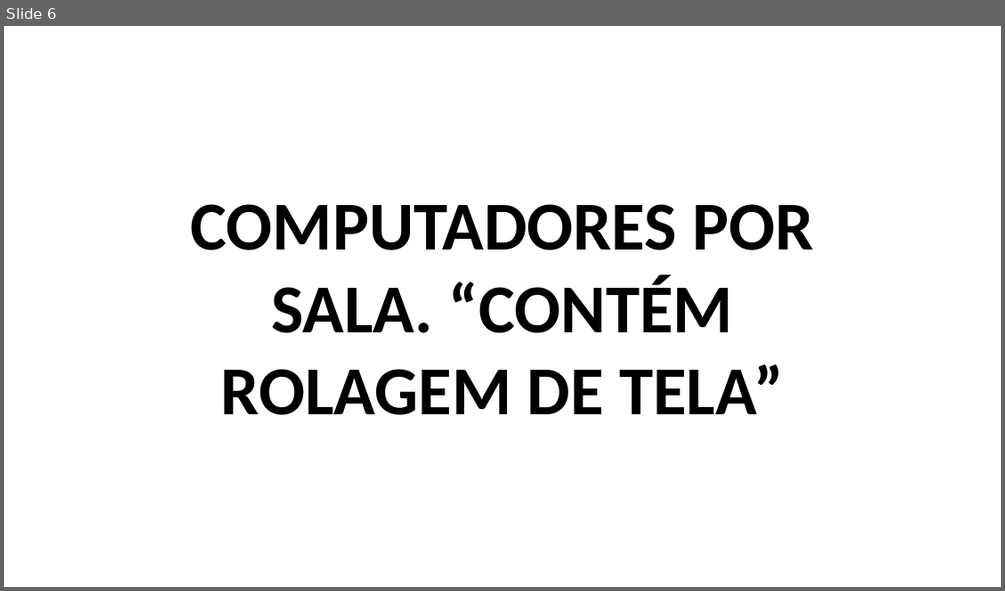
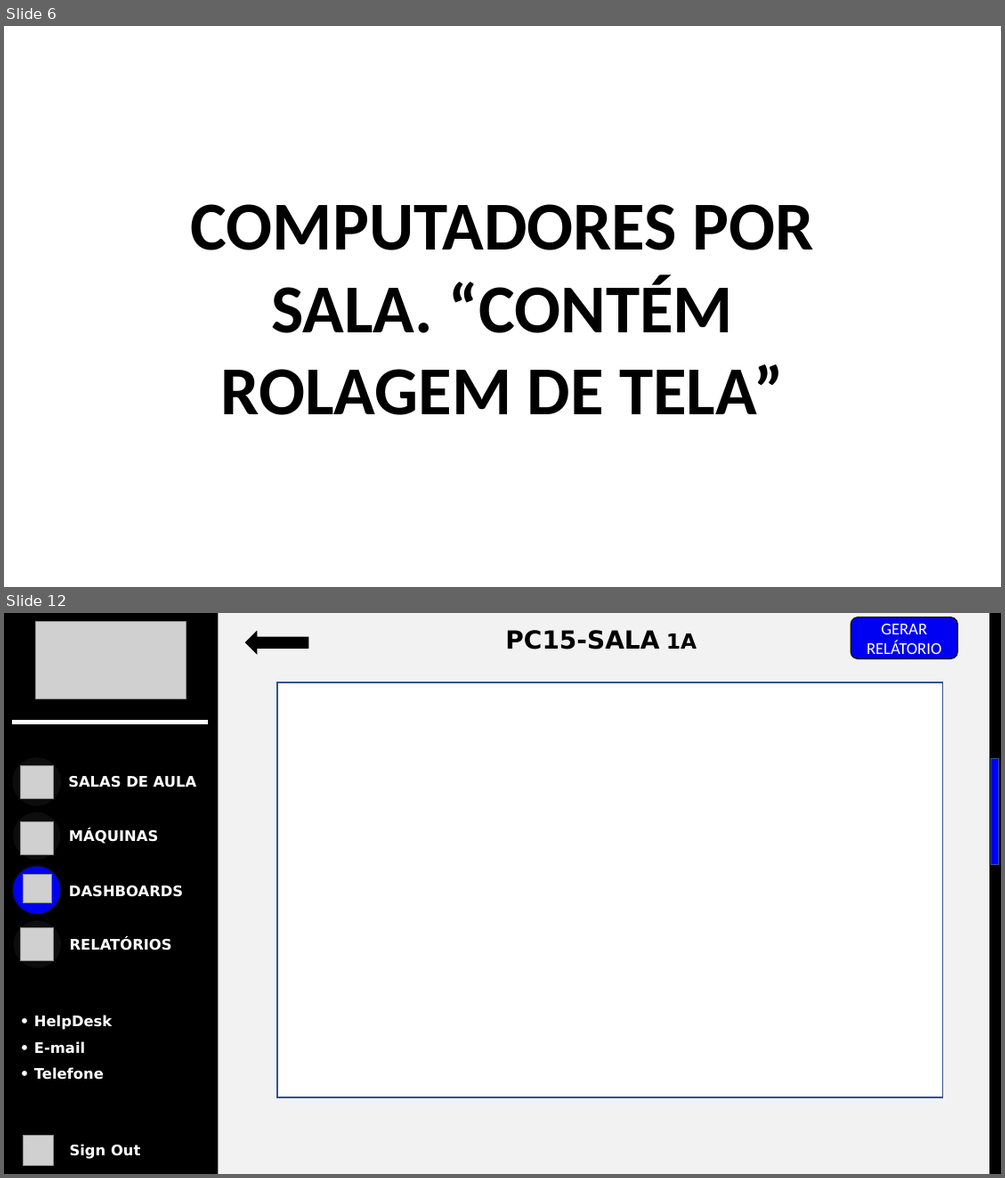
Before and after one commit to BandTec/grupo-04-adsb-20201, a slide deck: Prototipação de Dashboard/Prototipação-de-Tela.pptx. Shown one above the other, each under a label of ours: slide 6 before the commit, slides 6 and 12 after it; the slides between them are not shown. The pictures are 1005x591 and 1005x1178 pixels, drawn with LibreOffice and Linux fonts; fonts in the diff are those of the drawing; grey boxes stand for pictures. Boxes give left, top, right and bottom in pixels: in the first picture for what was removed or moved away, otherwise in the second. Text is boxed around its words. In the diff, an @@ line names an element or a change of style, - is before the commit and + after.

Commit message:
Atualização de prototipação de tela dashboard

```diff
--- a/Prototipação de Dashboard/Prototipação-de-Tela.pptx
+++ b/Prototipação de Dashboard/Prototipação-de-Tela.pptx
@@ slide 12 added at (4, 613, 1001, 1174), background #FFFFFF @@
@@ rectangle added at (4, 613, 1001, 1174), fill #F2F2F2 @@
@@ rectangle added at (4, 613, 218, 1174), fill #000000 @@
@@ picture added at (36, 622, 186, 699) @@
@@ left arrow added at (245, 632, 307, 653), fill #000000, outline #000000 1 pt @@
@@ text added at (505, 630, 696, 649), 24 pt, text #000000, bold @@
+PC15-SALA 1A
@@ rounded rectangle added at (850, 617, 957, 659), fill #0000F2, outline #0D0D0D 1 pt, 16 pt, text #FFFFFF @@
+GERAR RELÁTORIO
@@ rectangle added at (989, 613, 1001, 1174), fill #000000, outline #000000 1 pt @@
@@ rectangle added at (277, 682, 942, 1097), fill #FFFFFF, outline #325491 1.5 pt @@
@@ rectangle added at (12, 720, 207, 723), fill #FFFFFF, outline #FFFFFF 1 pt @@
@@ line added from (34, 721) to (34, 729), #000000 0.5 pt @@
@@ ellipse added at (12, 757, 61, 806), fill #0D0D0D @@
@@ picture added at (20, 765, 53, 798) @@
@@ rectangle added at (991, 759, 998, 865), fill #0000F2, outline #325491 1 pt @@
@@ text added at (68, 776, 196, 787), 14 pt, text #FFFFFF, bold @@
+SALAS DE AULA
@@ ellipse added at (12, 811, 61, 860), fill #0D0D0D, outline #000000 1 pt @@
@@ picture added at (21, 821, 54, 854) @@
@@ text added at (69, 828, 158, 844), 14 pt, text #FFFFFF, bold @@
+MÁQUINAS
@@ ellipse added at (12, 866, 61, 915), fill #0000F2, outline #0D0D0D 1 pt @@
@@ picture added at (23, 874, 52, 903) @@
@@ text added at (69, 885, 183, 897), 14 pt, text #FFFFFF, bold @@
+DASHBOARDS
@@ ellipse added at (13, 919, 62, 968), fill #0D0D0D, outline #000000 1 pt @@
@@ picture added at (21, 928, 54, 961) @@
@@ text added at (70, 937, 172, 950), 14 pt, text #FFFFFF, bold @@
+RELATÓRIOS
@@ text added at (34, 1014, 112, 1079), 14 pt, text #FFFFFF, bold @@
+• HelpDesk
+• E-mail
+• Telefone
@@ picture added at (24, 1135, 53, 1165) @@
@@ text added at (70, 1143, 140, 1159), 14 pt, text #FFFFFF, bold @@
+Sign Out
```
Also in this commit, not shown: 3 slides changed, 7 other slides added.
